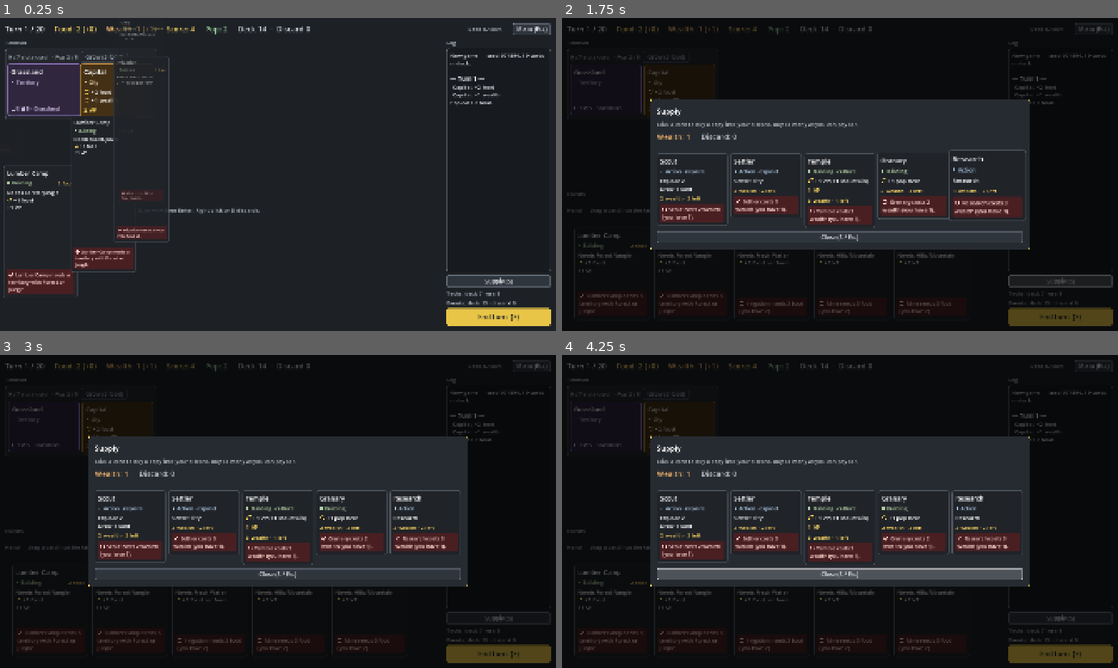
Above: before the commit, frames 1-4 (two rows, left to right).
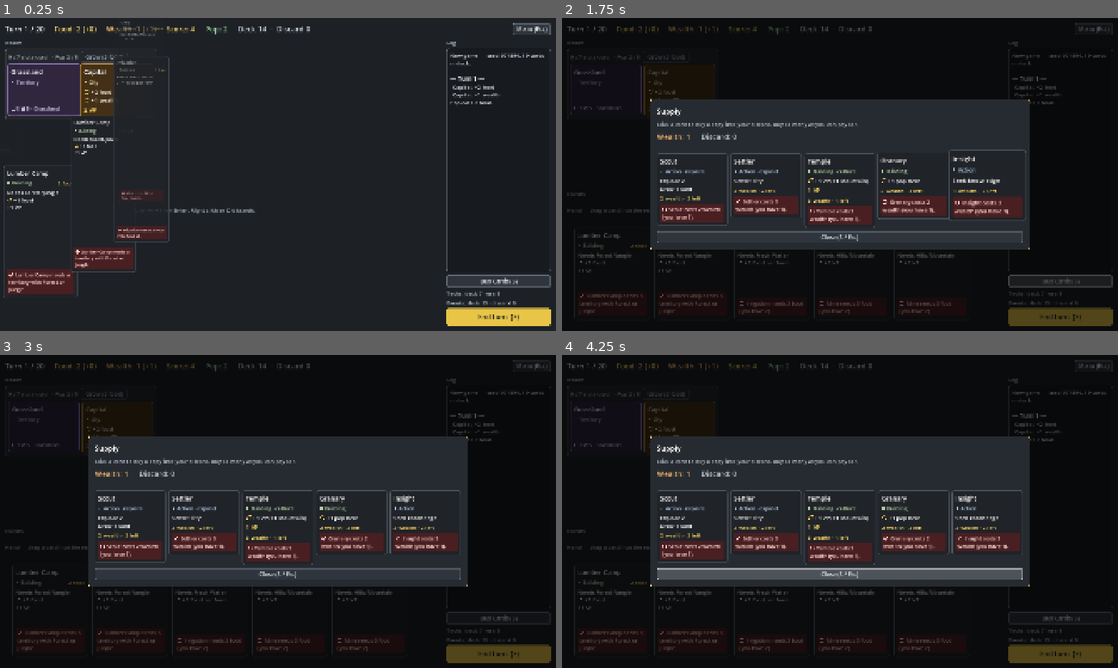
Above: after the commit, the same moments.

Repository: r888888888/4x-card-game
Game: Godot game, scene res://ui/main.tscn
The game is run twice, just before and just after one commit, with the same random seed, the same clock (stepped at 60 frames per second) and the same inputs.
Inputs (mouse positions are in pixels of both pictures, inside the frame that each line leads up to):
- Up to frame 1 (0.25 s): no input
- Up to frame 2 (1.75 s): tap Enter (ui_accept) at 0.5 s; drag from (606, 89) to (895, 105) at 0.52 s; click "Supply (S)" (after the commit: "Buy Cards (S)") at 1.25 s
- Up to frame 3 (3 s): click "End turn (E)" at 2 s; click "Menu (Esc)" at 2.75 s
- Up to frame 4 (4.25 s): tap Enter (ui_accept) at 3.5 s; drag from (678, 426) to (812, 574) at 3.52 s

The runs differ from the first frame. In frame 1, 0.3% of the frame differs, in the area x 0-94%, y 3-86%; in frame 2, 0.3%; in frame 3, 0.3%; in frame 4, 0.3%.

Commit message:
053: Realm on top, Buy Cards, Knowledge and Insight wording, no seed in the top bar
Co-Authored-By: Claude Opus 5.5 <noreply@anthropic.com>

Diff:
--- a/data/cards.json
+++ b/data/cards.json
@@ -37,7 +37,7 @@
       "effects": [ { "op": "explore" }, { "op": "draw", "amount": 1 } ]
     },
     {
-      "id": "research", "name": "Research", "type": "action",
+      "id": "research", "name": "Insight", "type": "action",
       "cost": {}, "vp": 0, "tags": [],
       "effects": [ { "op": "research" } ]
     },
--- a/engine/effects/research_effect.gd
+++ b/engine/effects/research_effect.gd
@@ -13,8 +13,8 @@
 
 
 func describe(_card_db: Dictionary) -> String:
-	return "Research"
+	return "Seek knowledge"
 
 
 func describe_long(_card_db: Dictionary) -> String:
-	return "Research: reveal 2 techs, buy 1 or decline"
+	return "Seek knowledge: reveal 2 techs, buy 1 or decline"
--- a/engine/research.gd
+++ b/engine/research.gd
@@ -21,7 +21,7 @@
 
 static func reveal_error(e: GameEngine) -> String:
 	if e.zone("research_deck").is_empty() and e.zone("future_techs").is_empty():
-		return "The research deck is empty."
+		return "The tech deck is empty."
 	return ""
 
 
@@ -52,7 +52,7 @@
 static func buy_error(e: GameEngine, uid: int) -> String:
 	var tech := e.zone("research_reveal").find(uid)
 	if tech == null:
-		return "That tech isn't up for research."
+		return "That tech isn't on offer."
 	var price := cost(e, uid)
 	var have: int = e.resources.get(GameEngine.WEALTH, 0)
 	if have < price:
@@ -81,7 +81,7 @@
 	e.zone("research_reveal").remove(tech)
 	e.resources.wealth -= price
 	e.zone("researched").add(tech)
-	e._log("Researched %s (%d wealth)." % [tech.def.name, price])
+	e._log("Learned %s (%d wealth)." % [tech.def.name, price])
 	e._resolve(tech, "play")
 	_return_revealed(e, true)
 	e.changed.emit()
@@ -91,7 +91,7 @@
 static func decline(e: GameEngine) -> bool:
 	if e.zone("research_reveal").is_empty():
 		return false
-	e._log("Declined to research.")
+	e._log("Declined the techs.")
 	_return_revealed(e, false)
 	e.changed.emit()
 	return true
@@ -107,7 +107,7 @@
 		e.zone("future_techs").remove(tech)
 		deck.add(tech)
 	e.rng.shuffle(deck.cards)
-	e._log("  %sEra %d techs added to the research deck." % [source.def.name + ": " if source != null else "", n])
+	e._log("  %sEra %d techs added to the tech deck." % [source.def.name + ": " if source != null else "", n])
 
 
 ## Adds each era whose pop or wealth threshold is met (add_era ignores an era added before).
--- a/ui/card_view.gd
+++ b/ui/card_view.gd
@@ -168,7 +168,7 @@
 ## saying why it can't be played.
 func set_play_error(play_error: String) -> void:
 	var playable := play_error == ""
-	_set_tip("Drag into the tableau (or double-click) to play. Right-click to discard." if playable else play_error)
+	_set_tip("Drag into the realm (or double-click) to play. Right-click to discard." if playable else play_error)
 	mouse_default_cursor_shape = Control.CURSOR_DRAG if playable else Control.CURSOR_FORBIDDEN
 	_set_dimmed(not playable, "" if playable else "⊘ " + play_error)
 
--- a/ui/choice_overlays.gd
+++ b/ui/choice_overlays.gd
@@ -1,6 +1,6 @@
 class_name ChoiceOverlays
 extends RefCounted
-## The two choice overlays over the dimmed board: Explore (keep one revealed territory) and Research (buy one
+## The two choice overlays over the dimmed board: Explore (keep one revealed territory) and Knowledge (buy one
 ## revealed tech, or decline). Each shows while the engine waits for that decision.
 
 var reveal: HBoxContainer  # the revealed territories to choose from
@@ -26,8 +26,8 @@
 	_research = UIKit.overlay(parent, CardView.TYPE_COLORS.tech)
 	_research.z_index = 5
 	var research_box := _research.get_meta("box") as VBoxContainer
-	research_box.add_child(UIKit.title("Research"))
-	research_box.add_child(UIKit.heading("Buy one tech with wealth, or decline both. The others go back into the research deck."))
+	research_box.add_child(UIKit.title("Knowledge"))
+	research_box.add_child(UIKit.heading("Buy one tech with wealth, or decline both. The others go back into the tech deck."))
 	research_row = HBoxContainer.new()
 	research_row.add_theme_constant_override("separation", UIKit.CARD_GAP)
 	research_box.add_child(research_row)
--- a/ui/game_menu.gd
+++ b/ui/game_menu.gd
@@ -4,9 +4,9 @@
 ## Tab and the arrows stay inside it; a click on the dimmed area closes it. The board decides what the buttons
 ## do through the signals.
 
-## Restart, or Enter in the seed field; seed_text is the field's text.
-signal restart_requested(seed_text: String)
-signal new_game_requested
+## Restart or Enter in the seed field (seed_value: the field's seed, or -1 if it isn't a whole number), or
+## New game (-1: a random seed).
+signal start_requested(seed_value: int)
 ## Close, Esc, or a click on the dimmed area.
 signal close_requested
 signal exit_requested
@@ -36,12 +36,12 @@
 	_seed_edit = LineEdit.new()
 	_seed_edit.size_flags_horizontal = Control.SIZE_EXPAND_FILL
 	_seed_edit.tooltip_text = "Restart replays this seed (same shuffle)."
-	_seed_edit.text_submitted.connect(func(text: String): restart_requested.emit(text))
+	_seed_edit.text_submitted.connect(func(_text: String): _restart())
 	seed_row.add_child(_seed_edit)
-	var restart := UIKit.button("Restart", func(): restart_requested.emit(_seed_edit.text))
+	var restart := UIKit.button("Restart", _restart)
 	restart.tooltip_text = "Start again with the seed above."
 	box.add_child(restart)
-	var new_game := UIKit.button("New game", func(): new_game_requested.emit())
+	var new_game := UIKit.button("New game", func(): start_requested.emit(-1))
 	new_game.tooltip_text = "Start again with a random seed."
 	box.add_child(new_game)
 	# A toggle that says its state in words (a checkbox's box is hard to read on this background).
@@ -91,6 +91,12 @@
 	overlay.hide()
 
 
+## Restart: the seed in the field, or a random one if it isn't a whole number.
+func _restart() -> void:
+	var text := _seed_edit.text.strip_edges()
+	start_requested.emit(text.to_int() if text.is_valid_int() else -1)
+
+
 ## Matches the Reduce motion toggle to the setting.
 func show_motion_setting(calm: bool) -> void:
 	_motion_toggle.set_pressed_no_signal(calm)
--- a/ui/main.gd
+++ b/ui/main.gd
@@ -33,6 +33,7 @@
 var _events_section: Control  # the active events' heading and row, hidden when the config has no event deck (068)
 var _events_row: HBoxContainer  # the active events, in draw order
 var _side: SidePanel
+var _play_area: VBoxContainer  # the sections, top to bottom: Realm, Frontier, Known, Events, Hand
 var _game_over: GameOverOverlay
 var _outcome := {}  # the last card_played outcome, animated by the next _refresh
 var _outcome_point := Vector2.ZERO  # where the played card was when it was played
@@ -97,6 +98,15 @@
 		shown.append({"uid": view.uid, "id": Game.engine.zone("active_events").find(view.uid).def.id, "text": view.event_info_text()})
 	var info := _side.event_info
 	return {"visible": _events_section.visible, "info": info.text, "tooltip": info.tooltip_text, "views": shown}
+
+
+## Test hook (053): the play area's section headings, top to bottom, as {text, tooltip}.
+func section_headings() -> Array[Dictionary]:
+	var out: Array[Dictionary] = []
+	for section in _play_area.get_children():
+		var heading: Label = section.get_child(0)
+		out.append({"text": heading.text, "tooltip": heading.tooltip_text})
+	return out
 
 
 ## Test hook (067): the menu's buttons, in order.
@@ -228,13 +238,6 @@
 		focus.set_card(card)
 	else:
 		_top_bar.menu_button.grab_focus()
-
-
-## Menu Restart: the seed in the field, or a random one if it isn't a whole number.
-func _on_restart_requested(seed_text: String) -> void:
-	var text := seed_text.strip_edges()
-	_close_menu(false)
-	start_game(text.to_int() if text.is_valid_int() else -1)
 
 
 ## A button or field took the focus: the card focus goes. Remembers the card if it was the Menu
@@ -429,23 +432,24 @@
 	body.add_theme_constant_override("separation", 14)
 	root.add_child(body)
 
-	var play_area := VBoxContainer.new()
-	play_area.size_flags_horizontal = Control.SIZE_EXPAND_FILL
-	play_area.add_theme_constant_override("separation", UIKit.SECTION_GAP)
-	body.add_child(play_area)
-
-	_frontier_section = UIKit.card_row_section(play_area, "Frontier — discovered, not yet settled")
+	_play_area = VBoxContainer.new()
+	_play_area.size_flags_horizontal = Control.SIZE_EXPAND_FILL
+	_play_area.add_theme_constant_override("separation", UIKit.SECTION_GAP)
+	body.add_child(_play_area)
+
+	var realm_section := UIKit.section(_play_area, "Realm")
+	realm_section.size_flags_vertical = Control.SIZE_EXPAND_FILL
+	tableau = TableauView.new()
+	realm_section.add_child(tableau)
+	_frontier_section = UIKit.card_row_section(_play_area, "Frontier",
+		"Territories discovered, not yet settled. Play a city card on one to settle it.")
 	frontier = _frontier_section.get_meta("row")
-	var tableau_section := UIKit.section(play_area, "Tableau")
-	tableau_section.size_flags_vertical = Control.SIZE_EXPAND_FILL
-	tableau = TableauView.new()
-	tableau_section.add_child(tableau)
-	_researched_section = UIKit.card_row_section(play_area, "Researched")
+	_researched_section = UIKit.card_row_section(_play_area, "Known")
 	_researched = _researched_section.get_meta("row")
-	_events_section = UIKit.card_row_section(play_area, "Events")
+	_events_section = UIKit.card_row_section(_play_area, "Events")
 	_events_row = _events_section.get_meta("row")
 
-	var hand_section := UIKit.section(play_area, "Hand — drag a card into the tableau, double-click it, or ←/→ then Enter. Right-click or D discards.")
+	var hand_section := UIKit.section(_play_area, "Hand — drag a card into the realm, double-click it, or ←/→ then Enter. Right-click or D discards.")
 	hand_scroll = ScrollContainer.new()
 	hand_scroll.custom_minimum_size.y = CardView.HAND_SIZE.y + Anim.LIFT_ROOM + 20
 	hand_scroll.vertical_scroll_mode = ScrollContainer.SCROLL_MODE_DISABLED
@@ -477,10 +481,9 @@
 	_game_over = GameOverOverlay.new(self, func(): start_game(Game.engine.seed_value), func(): start_game(-1))
 
 	_menu = GameMenu.new(self)
-	_menu.restart_requested.connect(_on_restart_requested)
-	_menu.new_game_requested.connect(func():
+	_menu.start_requested.connect(func(seed_value: int):
 		_close_menu(false)
-		start_game(-1))
+		start_game(seed_value))
 	_menu.close_requested.connect(_close_menu)
 	_menu.exit_requested.connect(func(): quit_hook.call())
 	_apply_motion_setting()
--- a/ui/side_panel.gd
+++ b/ui/side_panel.gd
@@ -73,7 +73,7 @@
 	if not e.zone("lost_techs").is_empty():
 		_research_info.text += " · lost %d" % e.zone("lost_techs").size()
 	var tip_lines := _era_unlock_lines(e)
-	tip_lines.push_front("Play a Research card to reveal 2 techs.")
+	tip_lines.push_front("Play an Insight card to reveal 2 techs.")
 	_research_info.tooltip_text = "\n".join(tip_lines)
 	_research_info.visible = e.config.research_deck.size() > 0
 	event_info.visible = not e.config.get("event_deck", {}).is_empty()
--- a/ui/supply_screen.gd
+++ b/ui/supply_screen.gd
@@ -1,14 +1,14 @@
 class_name SupplyScreen
 extends RefCounted
 ## The supply screen: dims the board and shows one card per supply pile to click and buy; stays open for several
-## buys. Also owns the "Supply (S)" button that opens it.
+## buys. Also owns the "Buy Cards (S)" button that opens it.
 
 ## A buy was refused; message is the engine's reason, for the log.
 signal refused(message: String)
 ## The screen closed (Close, S or Esc, or a new game).
 signal closed
 
-var button: Button  # "Supply (S)", hidden when the config has no supply
+var button: Button  # "Buy Cards (S)", hidden when the config has no supply
 var _overlay: Control
 var _row: HBoxContainer  # slots for the pile cards, in config order
 var _views := {}  # card_id -> CardView (display-only; not the board's card views)
@@ -19,7 +19,7 @@
 
 ## Builds the screen on parent, hidden. on_open is the Supply button's action.
 func _init(parent: Control, on_open: Callable) -> void:
-	button = UIKit.button("Supply (S)", on_open)
+	button = UIKit.button("Buy Cards (S)", on_open)
 	button.custom_minimum_size.y = 44
 	button.hide()
 	_overlay = UIKit.overlay(parent, CardView.HIGHLIGHT_COLOR)
--- a/ui/top_bar.gd
+++ b/ui/top_bar.gd
@@ -12,7 +12,6 @@
 var _wealth_label: Label
 var _pop_label: Label
 var _piles_label: Label
-var _seed_label: Label  # "Seed 4242"
 
 
 func _init(on_menu: Callable) -> void:
@@ -28,8 +27,6 @@
 	var spacer := Control.new()
 	spacer.size_flags_horizontal = Control.SIZE_EXPAND_FILL
 	add_child(spacer)
-	_seed_label = UIKit.heading("")
-	add_child(_seed_label)
 	menu_button = UIKit.button("Menu (Esc)", on_menu)
 	menu_button.tooltip_text = "New game, restart with a seed, reduce motion, exit."
 	add_child(menu_button)
@@ -38,7 +35,6 @@
 ## Shows engine e's stats, pulsing the ones that changed.
 func refresh(e: GameEngine) -> void:
 	UIKit.set_stat(_turn_label, "Turn %d / %d" % [e.turn, e.turn_limit()])
-	_seed_label.text = "Seed %d" % e.seed_value
 	var forecast := e.upkeep_forecast()
 	UIKit.set_stat(_food_label, "Food: %d%s" % [e.resources.get(GameEngine.FOOD, 0), _forecast_text(forecast, GameEngine.FOOD)])
 	UIKit.set_stat(_wealth_label, "Wealth: %d%s" % [e.resources.get(GameEngine.WEALTH, 0), _forecast_text(forecast, GameEngine.WEALTH)])
--- a/ui/ui_kit.gd
+++ b/ui/ui_kit.gd
@@ -122,10 +122,15 @@
 	return box
 
 
-## A hidden section holding one scrolling row of cards. The row is stored as meta "row".
-static func card_row_section(parent: Control, text: String) -> VBoxContainer:
+## A hidden section holding one scrolling row of cards, with tooltip (if any) on its heading. The row is stored
+## as meta "row".
+static func card_row_section(parent: Control, text: String, tooltip := "") -> VBoxContainer:
 	var box := section(parent, text)
 	box.hide()
+	if tooltip != "":
+		var label: Label = box.get_child(0)
+		label.tooltip_text = tooltip
+		label.mouse_filter = Control.MOUSE_FILTER_STOP  # so the tooltip shows
 	var scroll := ScrollContainer.new()
 	scroll.vertical_scroll_mode = ScrollContainer.SCROLL_MODE_DISABLED
 	box.add_child(scroll)
Not shown, changed: PLAN.md
Not shown, changed: docs/backlog/053-board-tidy.md
